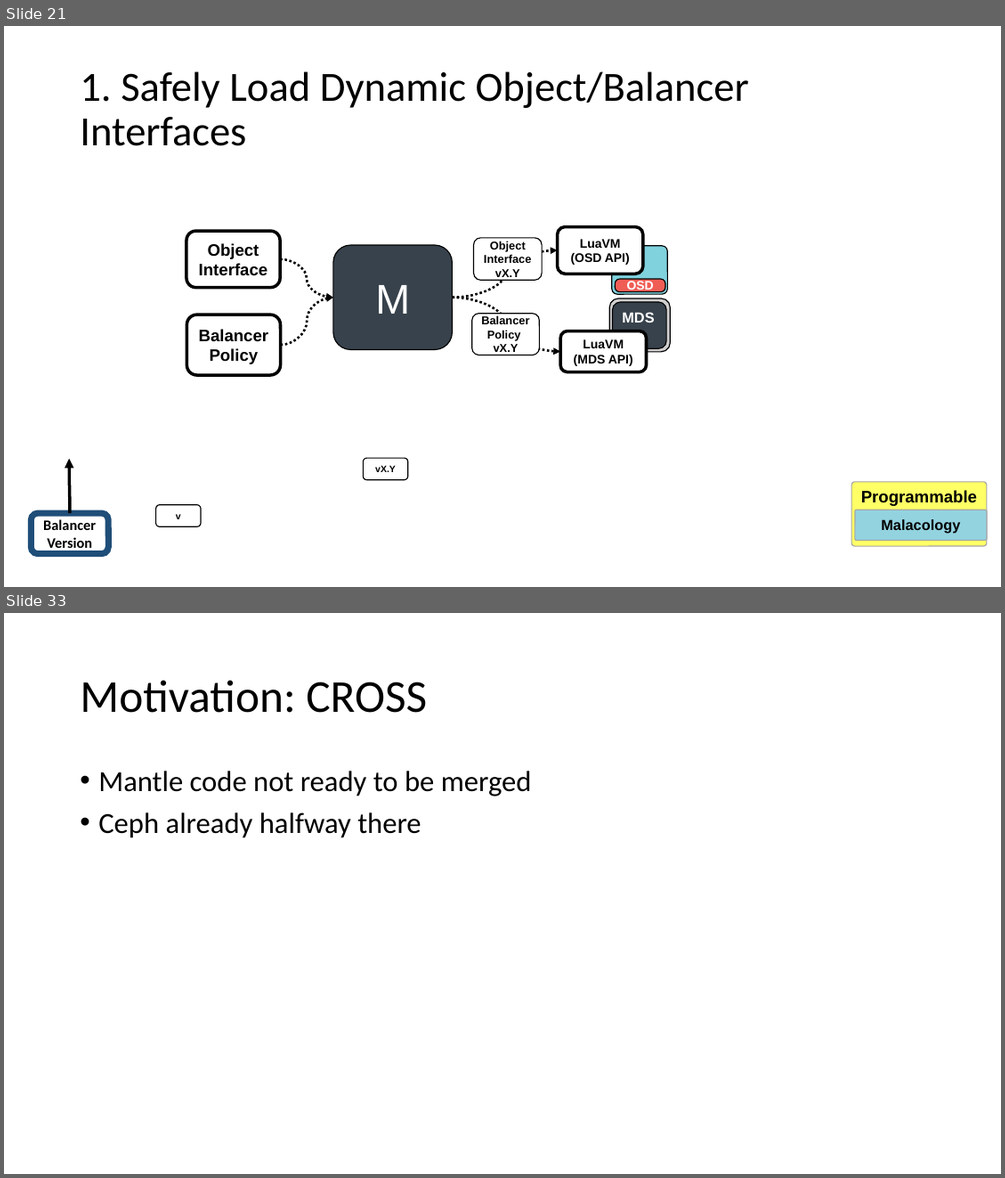
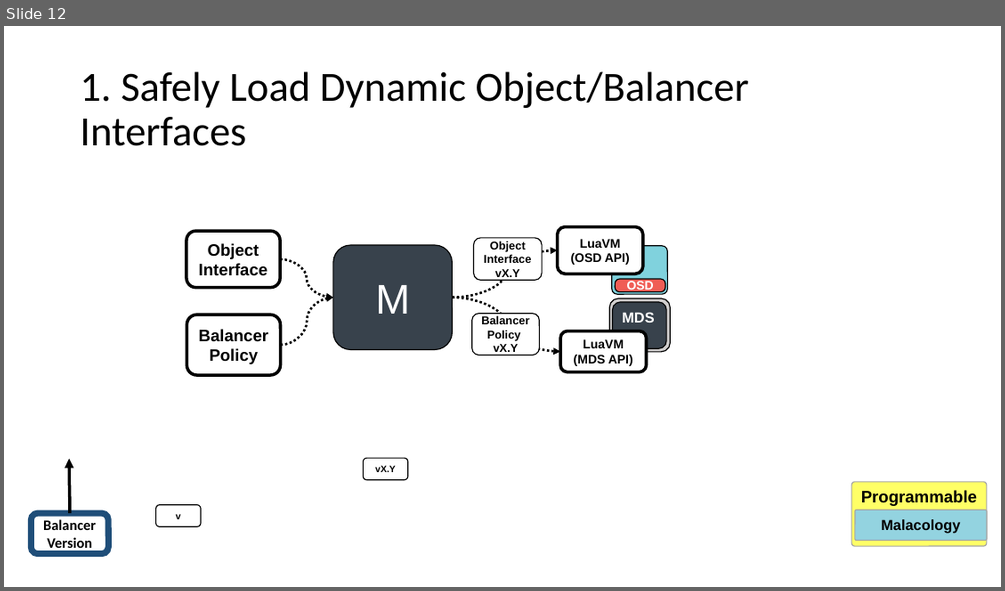
Before and after one commit to michaelsevilla/malacology-popper, a slide deck: paper/figures/figures.pptx. Shown one above the other, each under a label of ours: slides 21 and 33 before the commit, slide 12 after it; the slides between them are not shown. The pictures are 1005x1178 and 1005x591 pixels, drawn with LibreOffice and Linux fonts; fonts in the diff are those of the drawing; background and template pictures are left out. Boxes give left, top, right and bottom in pixels: in the first picture for what was removed or moved away, otherwise in the second. Text is boxed around its words. In the diff, an @@ line names an element or a change of style, - is before the commit and + after.

```diff
--- a/paper/figures/figures.pptx
+++ b/paper/figures/figures.pptx
@@ slide 33 removed at (x1=4, y1=613, x2=1001, y2=1174), background #FFFFFF @@
@@ title removed at (x1=80, y1=680, x2=427, y2=713) @@
-Motivation: CROSS
@@ text removed at (x1=98, y1=771, x2=532, y2=838) @@
-• Mantle code not ready to be merged
-• Ceph already halfway there
@@ what was slide 21 is now slide 12 @@
```
Also in this commit, not shown: 2 slides added, 27 other slides removed, 3 other files.
